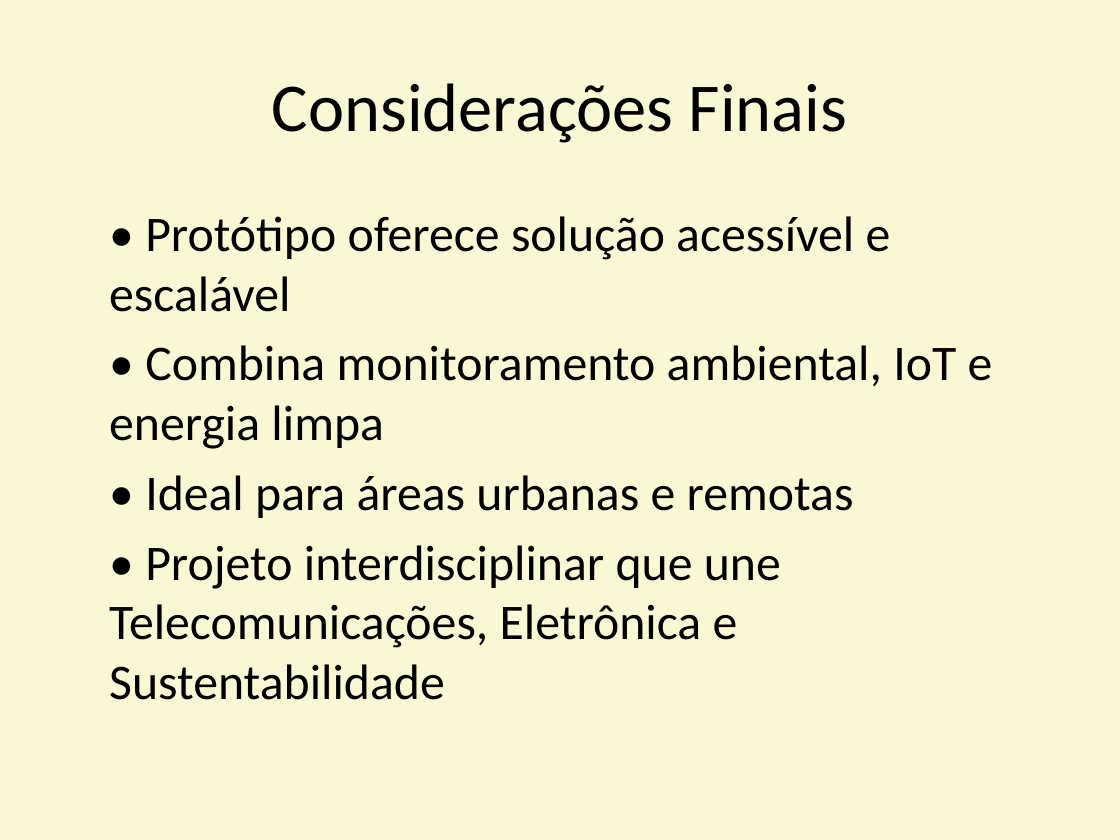
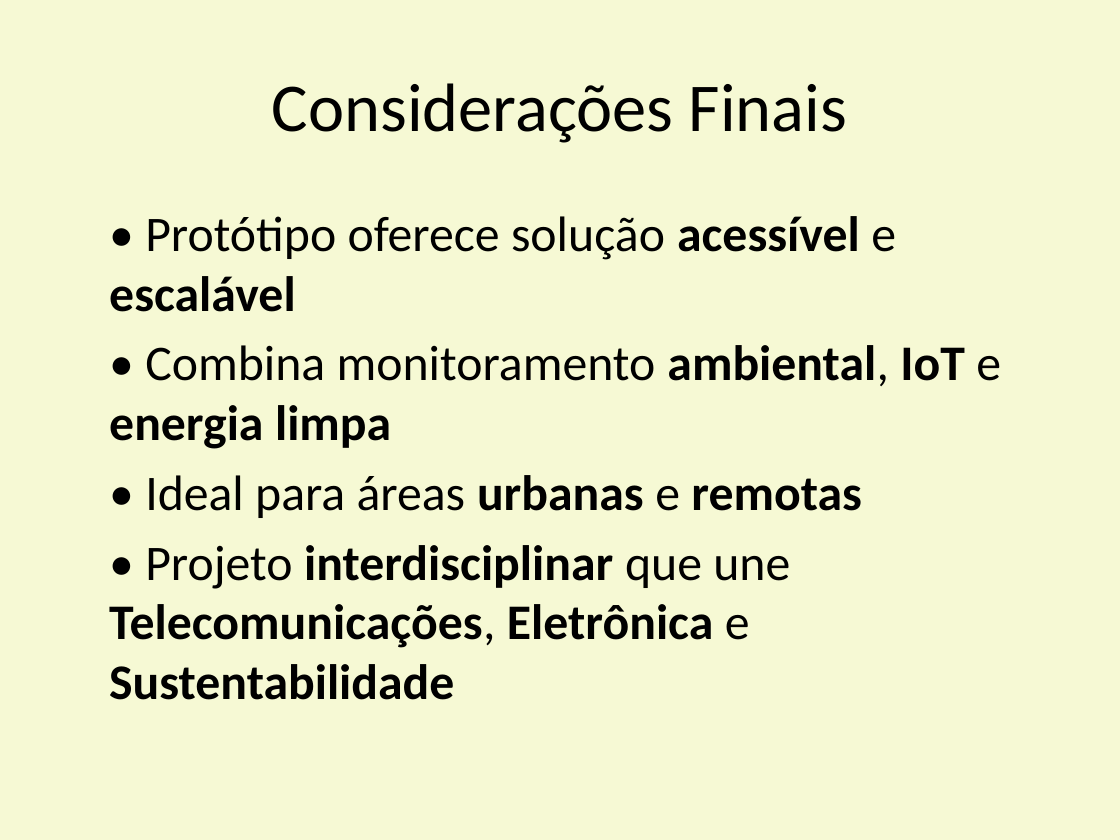
Before and after one commit to alenior/IFCE, a slide deck: slide 6 of P7/PROJETO INTEGRADOR EM TELEMÁTICA/Apresentacao_Monitoramento_Qualidade_Ar_IFCE.odp. Drawn at 1120x840 pixels with LibreOffice and Linux fonts; fonts in the diff are those of the drawing. Boxes give left, top, right and bottom in pixels: in the first picture for what was removed or moved away, otherwise in the second. Text is boxed around its words. In the diff, an @@ line names an element or a change of style, - is before the commit and + after.

```diff
--- a/P7/PROJETO INTEGRADOR EM TELEMÁTICA/Apresentacao_Monitoramento_Qualidade_Ar_IFCE.odp
+++ b/P7/PROJETO INTEGRADOR EM TELEMÁTICA/Apresentacao_Monitoramento_Qualidade_Ar_IFCE.odp
@@ text "• Protótipo oferece solução acessível ..." at [109, 216, 1001, 700]: bold on in "acessível escalável", "ambiental, IoT energia limpa", "urbanas remotas", "interdisciplinar Telecomunicações, Eletrônica Sustentabilida ..." @@
```
Also in this commit, not shown: 3 other slides changed, 1 other file.
